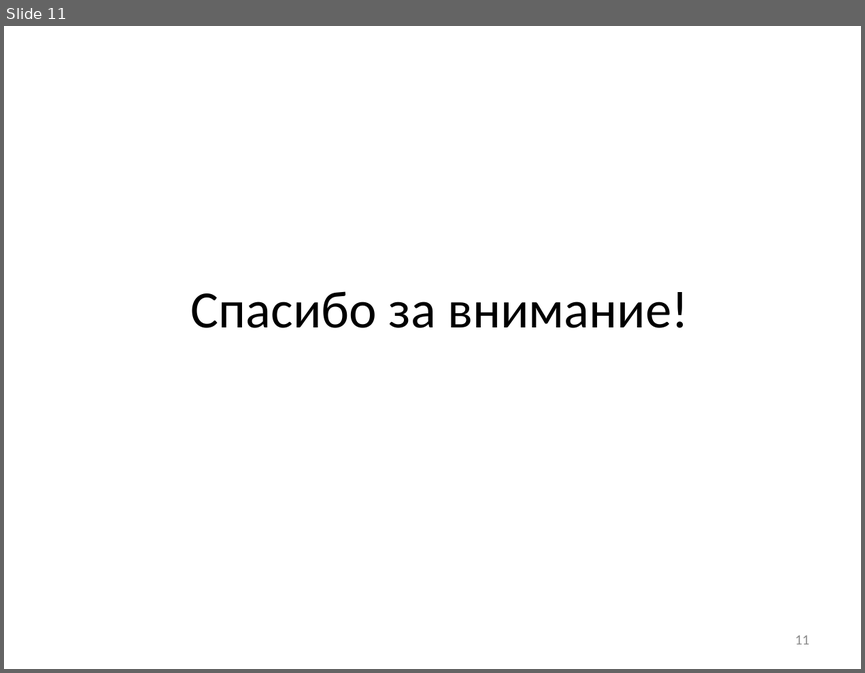
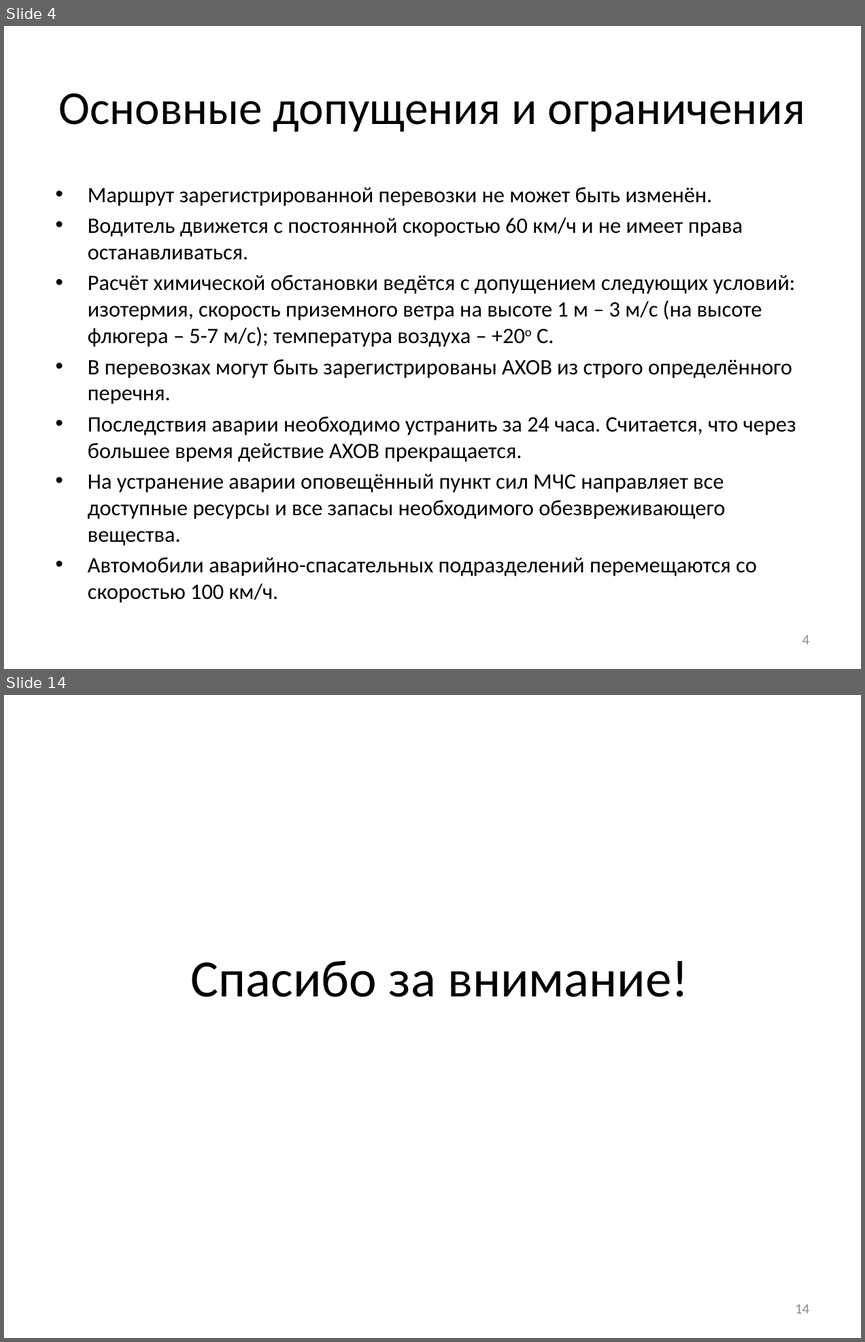
Before and after one commit to SanSanch5/BachelorDiplom, a slide deck: РПЗ/Презентация.pptx. Shown one above the other, each under a label of ours: slide 11 before the commit, slides 4 and 14 after it; the slides between them are not shown. The pictures are 865x673 and 865x1342 pixels, drawn with LibreOffice and Linux fonts; fonts in the diff are those of the drawing. Boxes give left, top, right and bottom in pixels: in the first picture for what was removed or moved away, otherwise in the second. Text is boxed around its words. In the diff, an @@ line names an element or a change of style, - is before the commit and + after.

Commit message:
Добавлен модуль исследования зависимости времени расчёта от количества потоков. Отредактировано РПЗ

```diff
--- a/РПЗ/Презентация.pptx
+++ b/РПЗ/Презентация.pptx
@@ slide 4 added at <box>4,26,861,669</box>, background #FFFFFF @@
@@ title added at <box>59,93,806,132</box>, 39.6 pt, text #000000 @@
+Основные допущения и ограничения
@@ text added at <box>88,187,796,603</box>, 18.5 pt, text #000000 @@
+• Маршрут зарегистрированной перевозки не может быть изменён.
+• Водитель движется с постоянной скоростью 60 км/ч и не имеет права останавливаться.
+• Расчёт химической обстановки ведётся с допущением следующих условий: изотермия, скорость приземного ветра на высоте 1 м – 3 м/с (на высоте флюгера – 5-7 м/с); температура воздуха – +20о С.
+• В перевозках могут быть зарегистрированы АХОВ из строго определённого перечня.
+• Последствия аварии необходимо устранить за 24 часа. Считается, что через большее время действие АХОВ прекращается.
+• На устранение аварии оповещённый пункт сил МЧС направляет все доступные ресурсы и все запасы необходимого обезвреживающего вещества.
+• Автомобили аварийно-спасательных подразделений перемещаются со скоростью 100 км/ч.
@@ page number added at <box>802,635,810,644</box>, 12 pt, text #8C8C8C @@
+4
@@ what was slide 11 is now slide 14 @@
@@ page number at <box>795,1304,809,1313</box>: text changed @@
-11
+14
```
Also in this commit, not shown: 3 slides changed, 9 other slides added, 7 slides removed, 23 other files.
